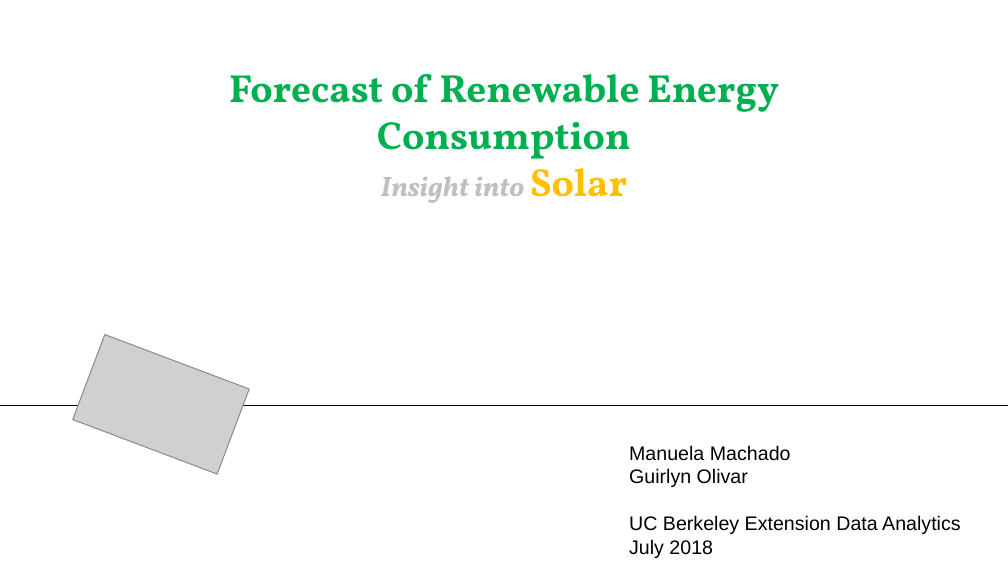
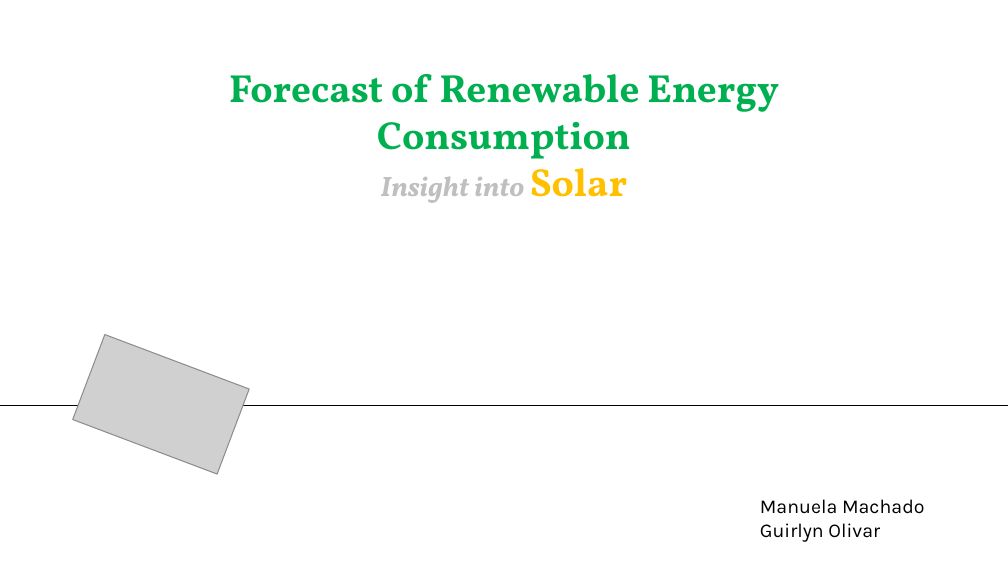
Before and after one commit to gvo34/energy-solar, a slide deck: slide 1 of Energy Solar ppt final version.pptx. Drawn at 1008x567 pixels with LibreOffice and Linux fonts; fonts in the diff are those of the drawing; grey boxes stand for pictures. Boxes give left, top, right and bottom in pixels: in the first picture for what was removed or moved away, otherwise in the second. Text is boxed around its words. In the diff, an @@ line names an element or a change of style, - is before the commit and + after.

```diff
--- a/Energy Solar ppt final version.pptx
+++ b/Energy Solar ppt final version.pptx
@@ text "Manuela Machado": place and size @@
-text "Manuela Machado" at box(629, 445, 961, 558)
+text "Manuela Machado" at box(760, 499, 925, 542)
@@ text "Manuela Machado" at box(760, 499, 925, 542): font Arial to Karla @@
@@ text at box(629, 515, 961, 558): paragraphs removed @@
-UC Berkeley Extension Data Analytics
-July 2018
```
Also in this commit, not shown: 2 other slides changed, 1 other file.
